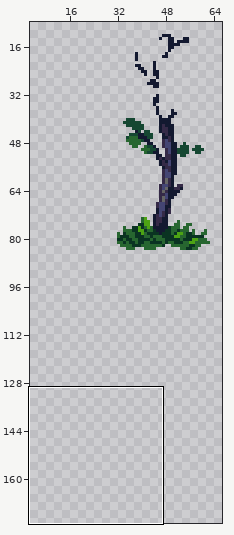
Two versions of one sprite sheet, Assets/SpritesAnimation/Tree.png. The first picture is a wide view before the edit; the outline marks the close-up.
Close-up. As it was:
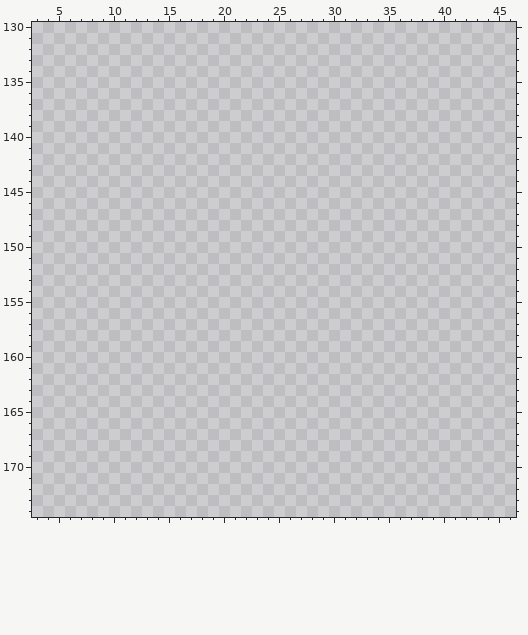
The file is 200x200 pixels. Colours within 5 levels of each other are drawn and written as one. Shown: x 3..46, y 130..174. The wide view leaves out empty margins.
After the commit:
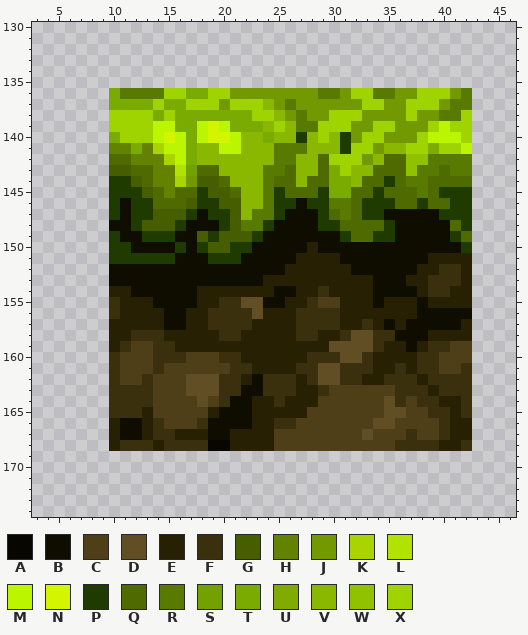
Palette (. is transparent): A #080600  B #0f0d00  C #4e3f18  D #614e24  E #272003  F #3a300d  G #475e00  H #628200  J #739900  K #a9d400  L #b2e300  M #bcf500  N #d4f500  P #1f3b00  Q #4f6b00  R #587a00  S #73a100  T #7aab00  U #80ab00  V #8ab800  W #91c200  X #9fd400
The edit:
Changed rows in their new state; - is an unchanged pixel.
first column x 10:
136 TRRRRXXTTXXJJJJJJJJRRJXXRRJJXXXJR
137 TTTTXTTXXXJXXXVJRJJJJJJXXJJXXXJRR
138 XXXXTXTTTTTTTXXVJRJJXXXJJJJXJJRRX
139 XXXXMMTTMNMTTTVXVRRXXXJJXXJJJXMXX
140 TXXXMNMTMNNMVVTVVPVXVPJXXJJJXMMMX
141 HHTHKMMTVVMMVVVRRRVVVPXXJVVXXUXXM
142 QQHHHKMTVVVVVVVRRVVQXXXJVQQWWRRRR
143 GGQQHHLSQQVVVVRRQVVQTXVVQQQWRRQRR
144 PPGQHHKJGGQVVVRQQVQQTTVQQPQRRQQQQ
145 PPPGQHQQPGGQVVRPQQQPTTQQPQQQRQPPP
146 PBPPQQQGPPGGVVRPPBPPRRQPPPQQPQQPP
147 PBPPGGGPBPPGVRRPBBBPQRQPPBBBBBPPP
148 BBPGGGPBBBPGRRPBBBBPPQQQQPBBBBBQP
149 PBBPPPBBGPGGGPBBBBBBBPQQPPBBBBBPQ
150 PPBBBBPBPGGPPBBBBBEBBBBBBBBBBBBBP
151 PPPPPPBBBPPPBBBBBEEEEBBBBBBBBEEEE
152 BBBBBBBBBBBBBBBBEEEEEEBBBBBBEEFFE
153 BBBBBBBBBBBBBBEEEEEEEEEEBBBEEFFFE
154 EEBBBBBBEEEEEEEBBEEFEEEEBBBBEFFEE
155 FEEEBBBBEEFFDDBBEEFCCEEEBEEEBEEEE
156 FEEEEBBEEFFFFDEEEFFFFEEEEEEEBBBBB
157 EEEEEBBEEFFFFEEEEFFFFEEFEBEBBBBBE
158 EEFFFEEEEEFFEEEEEFFEEFDDFFBBBEEEE
159 EFCCFFEEEEEEEEEEEEEEDDDDFEEBEFFCC
160 FCCCFFFCCCFFEEEEEEFFFDDFEEEEFFCCC
161 FCCCFCCCCCCFFEEEEFFDDFFFEEFEFFCCF
162 FCCFCCCDDDFFEBFFFEFDDFFEEFFFEFFFF
163 FFFFCCCDDDFFBBFFFEEFCCCCCCFFFEFFF
164 FFFFCCCCDCFBBEEFEEECCCCCCDFCFFEEF
165 FFFECCCCCEBBBEEEEECCCCCCCDDCCFFEF
166 EBBEFCCCFBBBBEEFFCCCCCCCDDCCCCFEE
167 EBBEFFEEEBBEEEECCCCCCCCDCCCFCCFEE
168 EFFFEFFFFAAEEEECCCCCCCCCCCFFFFEEF
Changed places in both close-ups, as pixel boxes (x1, y1, x2, y2):
added: (109, 88, 472, 451)
